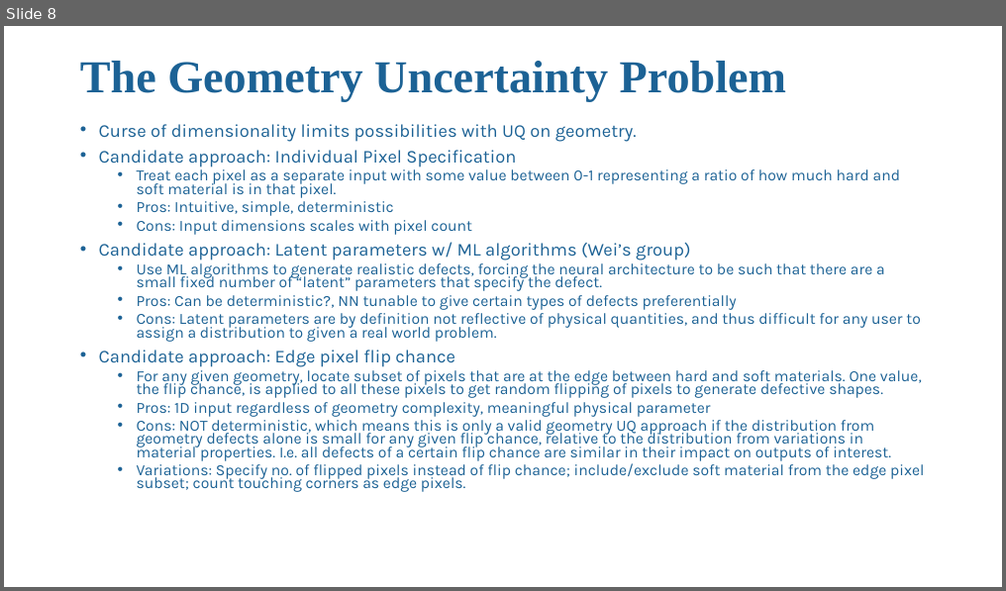
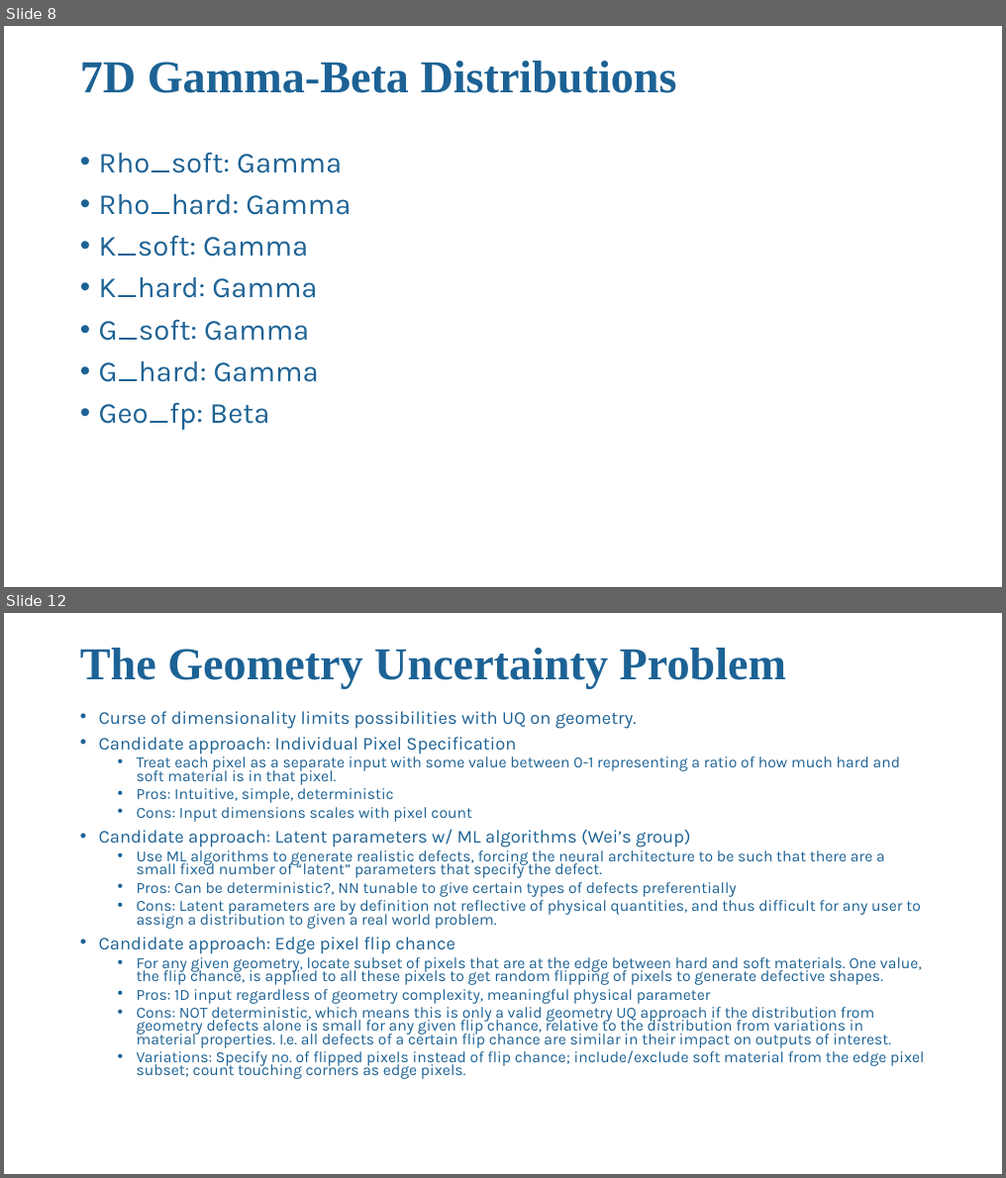
Before and after one commit to trutheresy/UQ-2D-Metamaterials, a slide deck: UQ_2D_metamaterials_2nd_geo.pptx. Shown one above the other, each under a label of ours: slide 8 before the commit, slides 8 and 12 after it; the slides between them are not shown. The pictures are 1006x591 and 1006x1178 pixels, drawn with LibreOffice and Linux fonts; fonts in the diff are those of the drawing; background and template pictures are left out. Boxes give left, top, right and bottom in pixels: in the first picture for what was removed or moved away, otherwise in the second. Text is boxed around its words. In the diff, an @@ line names an element or a change of style, - is before the commit and + after.

```diff
--- a/UQ_2D_metamaterials_2nd_geo.pptx
+++ b/UQ_2D_metamaterials_2nd_geo.pptx
@@ slide 8 added at [4,26,1002,587], background #FFFFFF @@
@@ title added at [80,61,677,93], 44 pt, text #1D6294, bold @@
+7D Gamma-Beta Distributions
@@ text added at [99,152,350,430], 28 pt, text #1D6294 @@
+• Rho_soft: Gamma
+• Rho_hard: Gamma
+• K_soft: Gamma
+• K_hard: Gamma
+• G_soft: Gamma
+• G_hard: Gamma
+• Geo_fp: Beta
@@ what was slide 8 is now slide 12 @@
```
Also in this commit, not shown: 3 other slides added, 55 other files.
